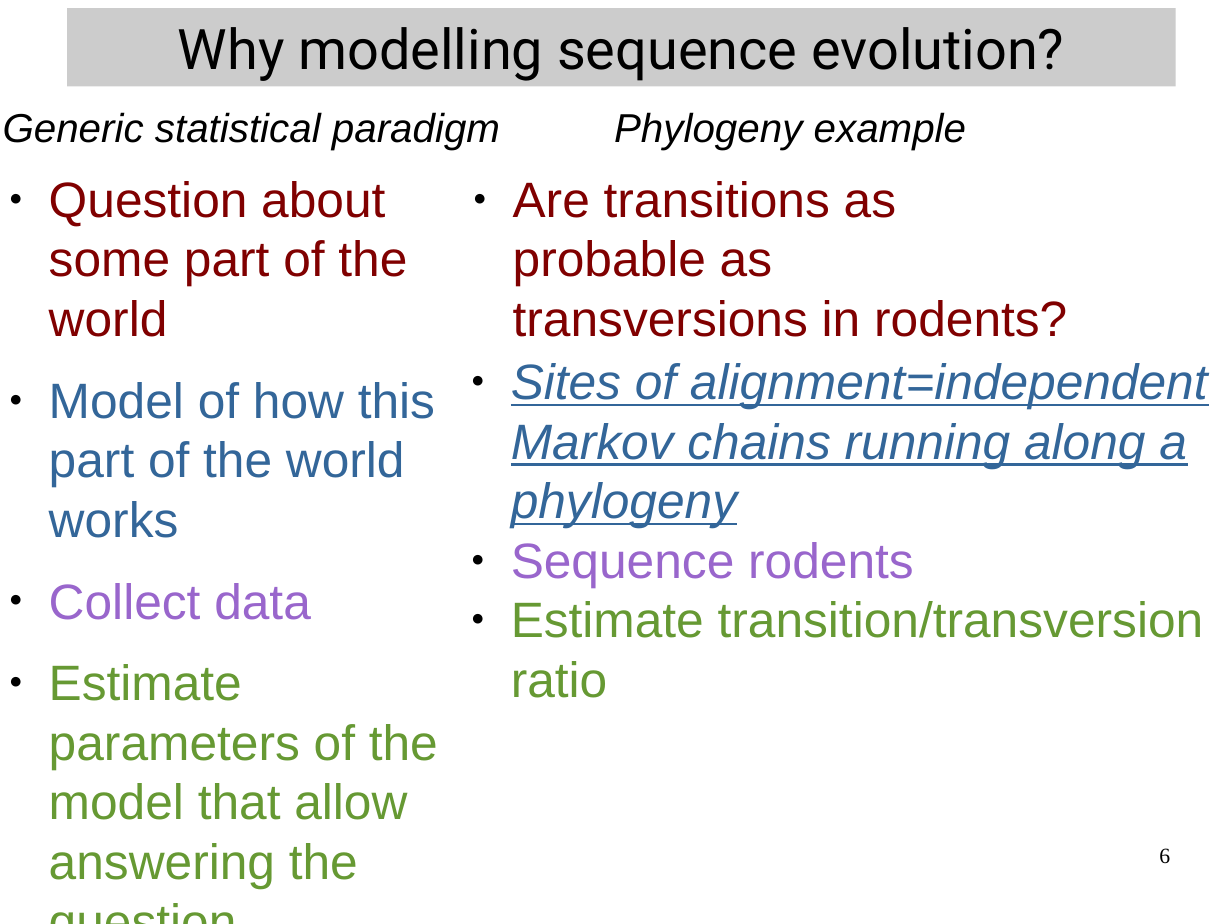
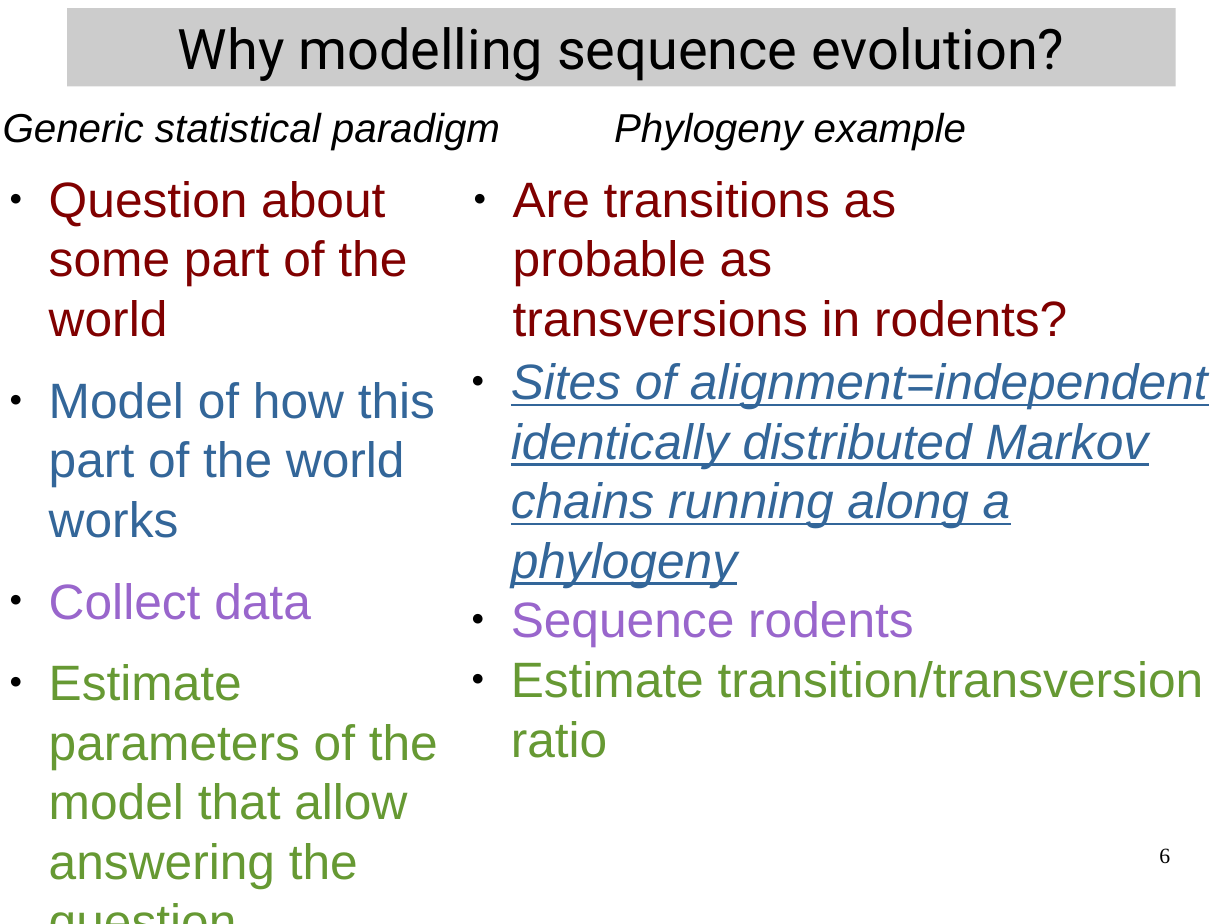
Before and after one commit to Boussau/boussau.github.io, a slide deck: slide 6 of COME_courses/Cambridge_2022/1_intro_CTMC/IntroductionToModels.odp. Drawn at 1232x924 pixels with LibreOffice and Linux fonts; fonts in the diff are those of the drawing. Boxes give left, top, right and bottom in pixels: in the first picture for what was removed or moved away, otherwise in the second. Text is boxed around its words. In the diff, an @@ line names an element or a change of style, - is before the commit and + after.

```diff
--- a/COME_courses/Cambridge_2022/1_intro_CTMC/IntroductionToModels.odp
+++ b/COME_courses/Cambridge_2022/1_intro_CTMC/IntroductionToModels.odp
@@ text at [511, 363, 1208, 587]: text changed @@
-● Sites of alignment=independent Markov chains running along a phylogeny
+● Sites of alignment=independent identically distributed Markov chains running along a phylogeny
```
Also in this commit, not shown: 10 other slides changed, 6 slides added, 3 other files.
